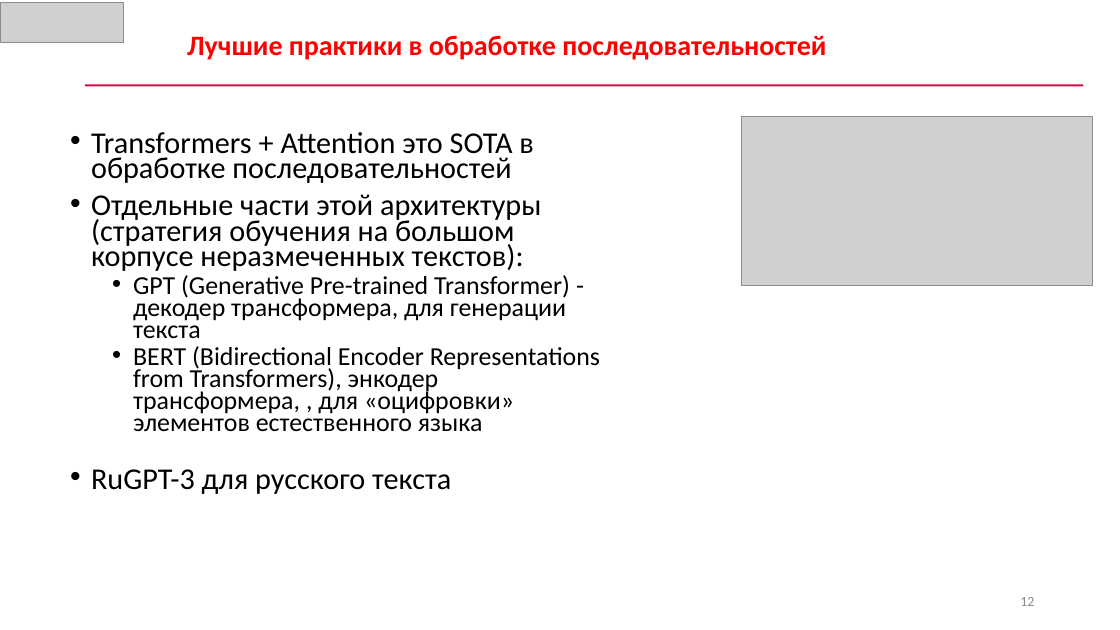
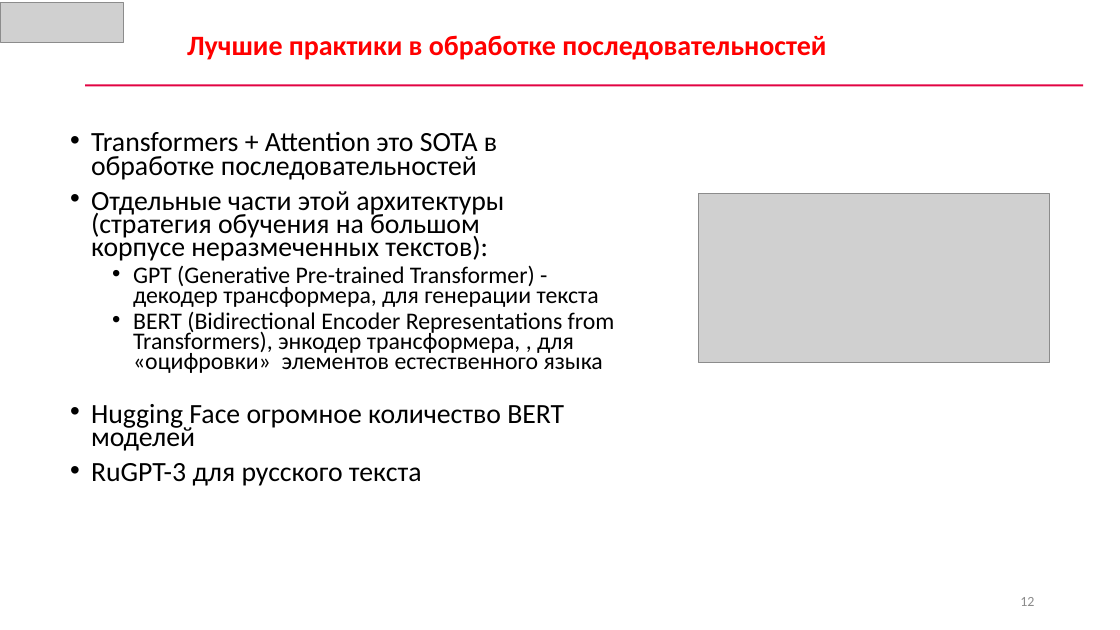
Before and after one commit to CyberLympha/AI-for-IS-Course, a slide deck: slide 12 of Лекции/Состязательные модели в ИБ.pptx. Drawn at 1120x630 pixels with LibreOffice and Linux fonts; fonts in the diff are those of the drawing; grey boxes stand for pictures. Boxes give left, top, right and bottom in pixels: in the first picture for what was removed or moved away, otherwise in the second. Text is boxed around its words. In the diff, an @@ line names an element or a change of style, - is before the commit and + after.

```diff
--- a/Лекции/Состязательные модели в ИБ.pptx
+++ b/Лекции/Состязательные модели в ИБ.pptx
@@ text at [91, 132, 615, 486]: size 25.9 to 23.8 pt in "Transformers + Attention это SOTA в обработке ...", "Отдельные части этой архитектуры (стратегия обучения на ...", "RuGPT-3 для русского текста"; size 22.2 to 20.4 pt in "GPT (Generative Pre-trained Transformer) - декодер трансформ ...", "BERT (Bidirectional Encoder Representations from Transformer ..." @@
@@ picture: place and size @@
-picture at [742, 117, 1093, 286]
+picture at [698, 194, 1049, 363]
@@ text at [91, 404, 564, 451]: paragraph added @@
+• Hugging Face огромное количество BERT моделей
```
Also in this commit, not shown: 7 other slides changed, 3 slides added, 1 other file.
